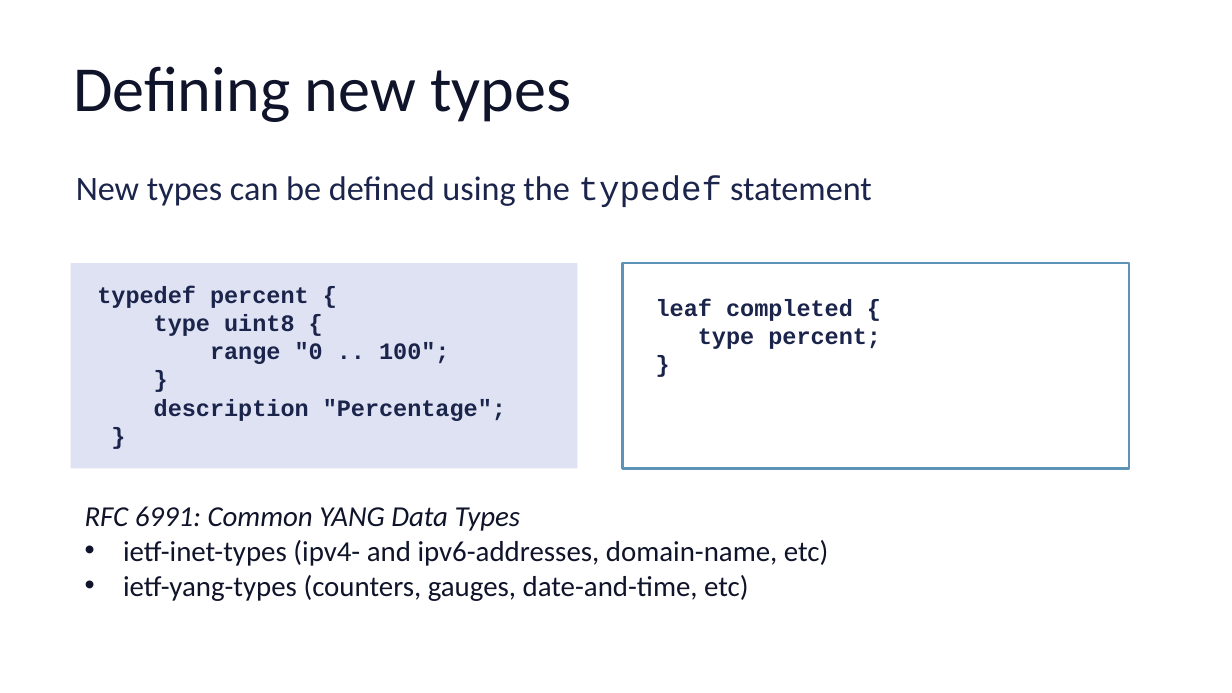
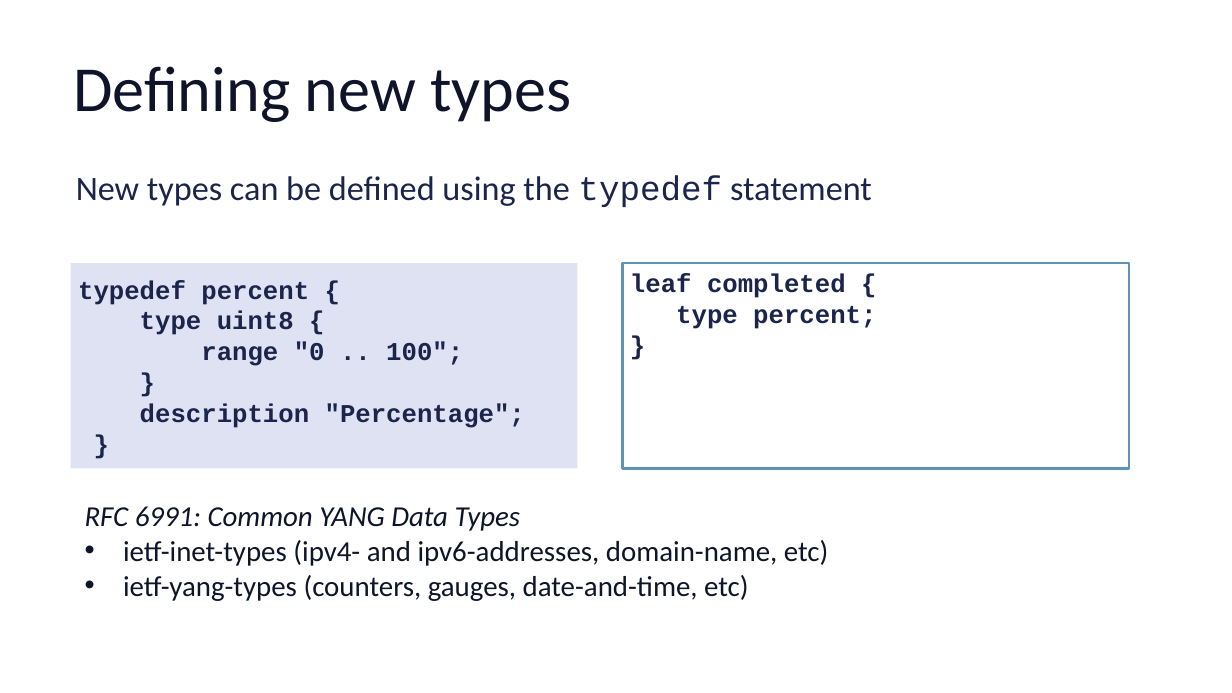
Before and after one commit to cmoberg/netconf-yang-training, a slide deck: slide 15 of slides/module-2-yang.pptx. Drawn at 1232x693 pixels with LibreOffice and Linux fonts; fonts in the diff are those of the drawing. Boxes give left, top, right and bottom in pixels: in the first picture for what was removed or moved away, otherwise in the second. Text is boxed around its words. In the diff, an @@ line names an element or a change of style, - is before the commit and + after.

```diff
--- a/slides/module-2-yang.pptx
+++ b/slides/module-2-yang.pptx
@@ text in rectangle at (78,280,525,428): text added @@
+typedef percent {
+type uint8 {
+range "0 .. 100";
+}
+description "Percentage";
+}
@@ text removed at (97,286,506,421) @@
-typedef percent {
-type uint8 {
-range "0 .. 100";
-}
-description "Percentage";
-}
@@ text in rectangle at (630,273,876,329): text added @@
+leaf completed {
+type percent;
+}
@@ text removed at (656,298,881,349) @@
-leaf completed {
-type percent;
-}
```
Also in this commit, not shown: 15 other slides changed, 1 slide removed, 11 other files.
